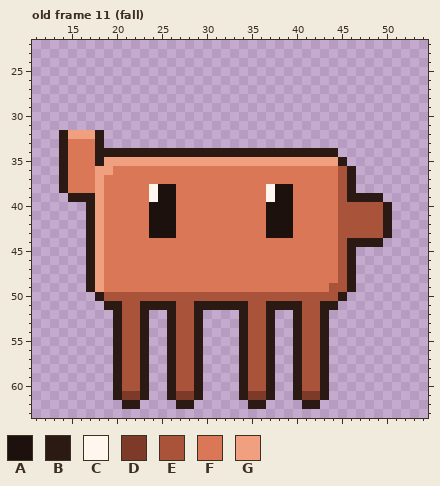
Edited in one commit: pixel-art file (home/quickshell/widgets/clawd/assets/clawd.aseprite). The first picture shows the starting point.
64x64 pixels, 353 frames. Shown: old frame 11 (fall): x 11..54, y 22..63. The commit also changed other frames, which this record leaves out.
Palette (. is transparent): A #1c110d  B #2b1a14  C #fff6ee  D #7e3a28  E #a9533a  F #d97757  G #f0a07f
Pixels before, old frame 11 (fall), first column x 14:
32 BGGGB................................
33 BFFFB................................
34 BFFFBBBBBBBBBBBBBBBBBBBBBBBBBBB......
35 BFFFBGGGGGGGGGGGGGGGGGGGGGGGGGGB.....
36 BFFFGGFFFFFFFFFFFFFFFFFFFFFFFFFEB....
37 BFFFGFFFFFFFFFFFFFFFFFFFFFFFFFFEB....
38 BFFFGFFFFFCAAFFFFFFFFFFCAAFFFFFEB....
39 .BBBGFFFFFCAAFFFFFFFFFFCAAFFFFFEBBBB.
40 ...BGFFFFFAAAFFFFFFFFFFAAAFFFFFEEEEEB
41 ...BGFFFFFAAAFFFFFFFFFFAAAFFFFFEEEEEB
42 ...BGFFFFFAAAFFFFFFFFFFAAAFFFFFEEEEEB
43 ...BGFFFFFAAAFFFFFFFFFFAAAFFFFFEEEEEB
44 ...BGFFFFFFFFFFFFFFFFFFFFFFFFFFEBBBB.
45 ...BGFFFFFFFFFFFFFFFFFFFFFFFFFFEB....
46 ...BGFFFFFFFFFFFFFFFFFFFFFFFFFFEB....
47 ...BGFFFFFFFFFFFFFFFFFFFFFFFFFFEB....
48 ...BGFFFFFFFFFFFFFFFFFFFFFFFFFFEB....
49 ...BGFFFFFFFFFFFFFFFFFFFFFFFFFEEB....
50 ....BEEEEEEEEEEEEEEEEEEEEEEEEEEB.....
51 .....BBEEBBBBEEBBBBBBEEBBBBEEBB......
52 ......BEEB..BEEB....BEEB..BEEB.......
53 ......BEEB..BEEB....BEEB..BEEB.......
54 ......BEEB..BEEB....BEEB..BEEB.......
55 ......BEEB..BEEB....BEEB..BEEB.......
56 ......BEEB..BEEB....BEEB..BEEB.......
57 ......BEEB..BEEB....BEEB..BEEB.......
58 ......BEEB..BEEB....BEEB..BEEB.......
59 ......BEEB..BEEB....BEEB..BEEB.......
60 ......BEEB..BEEB....BEEB..BEEB.......
61 ......BDDB..BDDB....BDDB..BDDB.......
62 .......BB....BB......BB....BB........
After the commit:
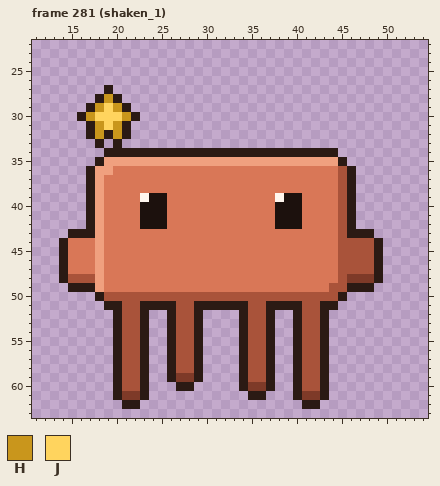
Colours new in this view: H #c9961c  J #ffd45e
A new or re-ordered frame is compared with the old frame closest to it.
Change:
frames 353 -> 373
Frame 281 (shaken_1) is new; against old frame 11 (fall):
Colour C gives way to colour A in row 39 at x 24.
Colour F gives way to colour A in row 39 at x 40; in rows 40 to 42 at x 23 and 40.
The edit adds colour B in row 27 at x 19; in row 28 at x 18 and 20; in row 29 at x 17 and 21; in row 30 at x 16 and 22; in row 31 at x 17 and 21; in row 32 at x 19 and 21.
The edit adds colour B in row 33 at x 20; in row 43 at x 15 to 16; in row 44 at x 14; in rows 45 to 48 at x 14 and 49; in row 49 at x 15 to 16 and 47 to 48.
Colour D gives way to colour B in row 61 at x 35 to 36.
Colour E gives way to colour B in rows 40 to 42 at x 46; in row 43 at x 46 to 48; in row 60 at x 27 to 28.
Colour F gives way to colour B in rows 36 to 38 at x 17.
Colour G gives way to colour B in row 32 at x 17.
Colour A gives way to colour C in row 39 at x 38.
Colour F gives way to colour C in row 39 at x 23.
The edit adds colour D in row 48 at x 47 to 48.
Colour B gives way to colour D in row 48 at x 46.
Colour E gives way to colour D in row 59 at x 27 to 28; in row 60 at x 35 to 36.
The edit adds colour E in rows 45 to 47 at x 47 to 48; in row 48 at x 15 to 16.
Colour B gives way to colour E in row 44 at x 46 to 48; in rows 45 to 47 at x 46; in row 48 at x 17.
The edit adds colour F in rows 44 to 47 at x 15 to 16.
Colour A gives way to colour F in row 38 at x 25 to 26 and 38 to 39; in row 39 at x 26; in rows 40 to 42 at x 26 and 37; in row 43 at x 24 to 26 and 37 to 39.
Colour B gives way to colour F in rows 44 to 47 at x 17.
Colour C gives way to colour F in row 38 at x 24 and 37; in row 39 at x 37.
The edit adds colour H in row 28 at x 19; in row 29 at x 18 and 20; in row 30 at x 17 and 21; in row 31 at x 18 and 20; in row 32 at x 20.
Colour B gives way to colour H in row 32 at x 18.
The edit adds colour J in row 29 at x 19; in row 30 at x 18 to 20; in row 31 at x 19.
Colour B is gone in rows 32 to 33 at x 14; in row 34 at x 14 and 18; in rows 35 to 38 at x 14; in row 39 at x 15 to 16 and 47 to 49; in rows 40 to 43 at x 50; in row 60 at x 26 and 29.
Colour B is gone in row 61 at x 26, 29, 34 and 37; in row 62 at x 27 to 28 and 35 to 36.
Colour D is gone in row 61 at x 27 to 28.
Colour E is gone in rows 40 to 42 at x 47 to 49; in row 43 at x 49.
Colour F is gone in rows 33 to 35 at x 15 to 17; in rows 36 to 38 at x 15 to 16.
Colour G is gone in row 32 at x 15 to 16.
Boxes around the changes in both pictures, in picture pixels (x1, y1, x2, y2):
changed: (59, 85, 140, 202)
changed: (140, 184, 176, 238)
changed: (266, 184, 302, 238)
changed: (347, 193, 392, 292)
changed: (59, 229, 95, 292)
changed: (167, 373, 275, 409)
